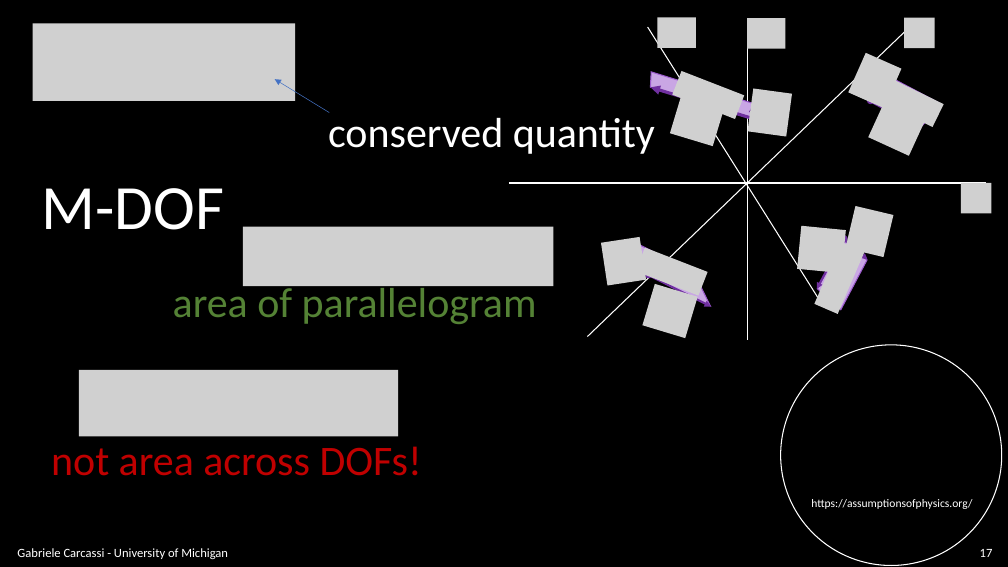
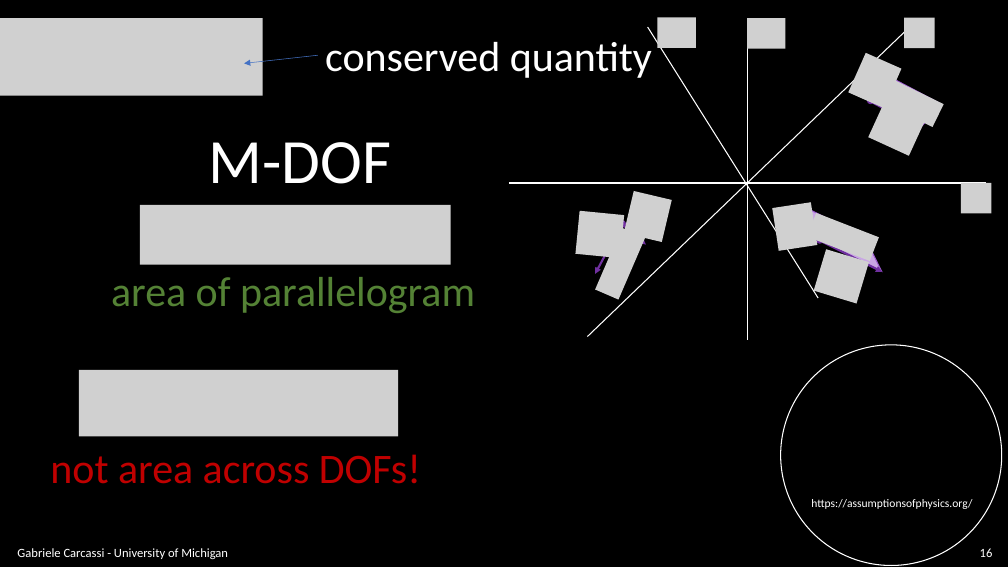
Before and after one commit to assumptionsofphysics/slides, a slide deck: slide 16 of BookCompanions-v2/RP-Class-4.pptx (slide 17 before the commit). Drawn at 1008x567 pixels with LibreOffice and Linux fonts; fonts in the diff are those of the drawing; grey boxes stand for pictures; background and template pictures are left out. Boxes give left, top, right and bottom in pixels: in the first picture for what was removed or moved away, otherwise in the second. Text is boxed around its words. In the diff, an @@ line names an element or a change of style, - is before the commit and + after.

```diff
--- a/BookCompanions-v2/RP-Class-4.pptx
+++ b/BookCompanions-v2/RP-Class-4.pptx
@@ picture: place and size @@
-picture at box(33, 23, 295, 101)
+picture at box(0, 18, 262, 96)
@@ text "conserved quantity": place and size @@
-text "conserved quantity" at box(328, 118, 655, 154)
+text "conserved quantity" at box(325, 42, 652, 78)
@@ arrow moved from (329, 113) - (274, 79) to (318, 55) - (244, 64) @@
@@ group removed at box(647, 71, 871, 314): 4 pictures, 2 parallelograms, 2 arrows, 1 ellipse @@
@@ text "M-DOF": place and size @@
-text "M-DOF" at box(41, 188, 223, 230)
+text "M-DOF" at box(209, 142, 391, 184)
@@ picture added at box(140, 205, 451, 265) @@
@@ picture: place and size @@
-picture at box(846, 206, 894, 257)
+picture at box(624, 191, 672, 242)
@@ 3 pictures, 1 freeform shape: place and size @@
-3 pictures, 1 freeform shape at box(601, 237, 710, 338)
+3 pictures, 1 freeform shape at box(773, 202, 882, 303)
@@ arrow moved from (842, 241) - (817, 289) to (820, 240) - (802, 205) @@
@@ picture removed at box(243, 227, 554, 287) @@
@@ picture: place and size @@
-picture at box(797, 226, 846, 273)
+picture at box(576, 211, 624, 258)
@@ arrow moved from (649, 275) - (631, 240) to (621, 226) - (595, 274) @@
@@ picture added at box(595, 228, 646, 300) @@
@@ ellipse at box(619, 221, 625, 227): rotation 0 to 90 degrees @@
@@ arrow moved from (649, 275) - (711, 306) to (625, 226) - (646, 245) @@
@@ ellipse at box(817, 237, 823, 243): rotation 90 to 0 degrees @@
@@ text "area of parallelogram" rewrapped from box(173, 282, 537, 324) to box(111, 277, 475, 313) @@
@@ arrow moved from (846, 241) - (868, 259) to (820, 240) - (882, 272) @@
@@ text "not area across DOFs!": place and size @@
-text "not area across DOFs!" at box(51, 446, 422, 476)
+text "not area across DOFs!" at box(50, 454, 421, 484)
@@ page number at box(980, 548, 993, 557): text changed @@
-17
+16
```
Also in this commit, not shown: 24 other slides changed, 2 slides added, 15 slides removed.
